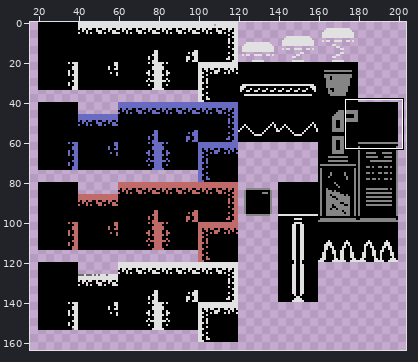
One commit to this sprite sheet: assets/sprites/Tilemap_Packed.png. Above: a wide view before the commit, with the close-up outlined.
Close-up. Old version:
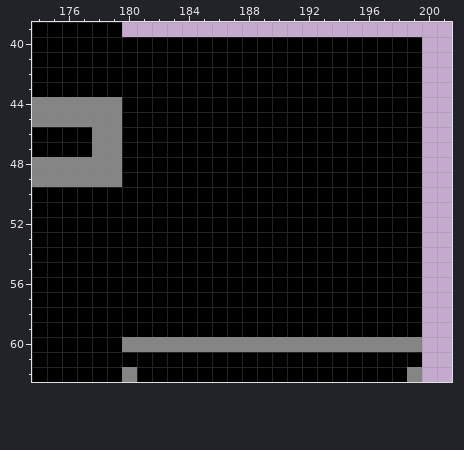
The file is 300x200 pixels. Colours within 5 levels of each other are drawn and written as one. Shown: x 174..201, y 39..62. The wide view leaves out empty margins.
The same view after the edit:
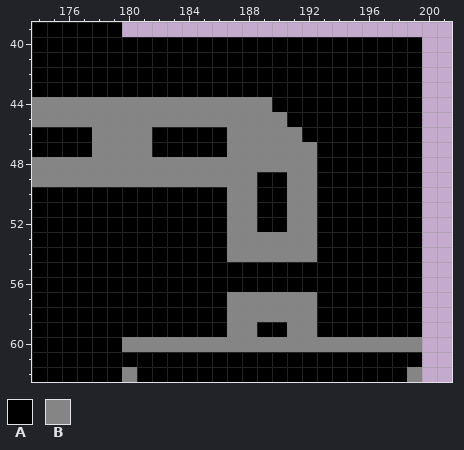
Palette (. is transparent): A #000000  B #858585
What changed:
Colour B replaces colour A in row 44 at x 180 to 189; in row 45 at x 180 to 190; in row 46 at x 180 to 181 and 187 to 191; in row 47 at x 180 to 181 and 187 to 192; in row 48 at x 180 to 192; in row 49 at x 180 to 188 and 191 to 192.
Colour B replaces colour A in rows 50 to 52 at x 187 to 188 and 191 to 192; in rows 53 to 54 at x 187 to 192; in rows 57 to 58 at x 187 to 192; in row 59 at x 187 to 188 and 191 to 192.
Where, in picture pixels (left, top, right, bottom), the same in both close-ups:
changed: (122, 97, 317, 337)
